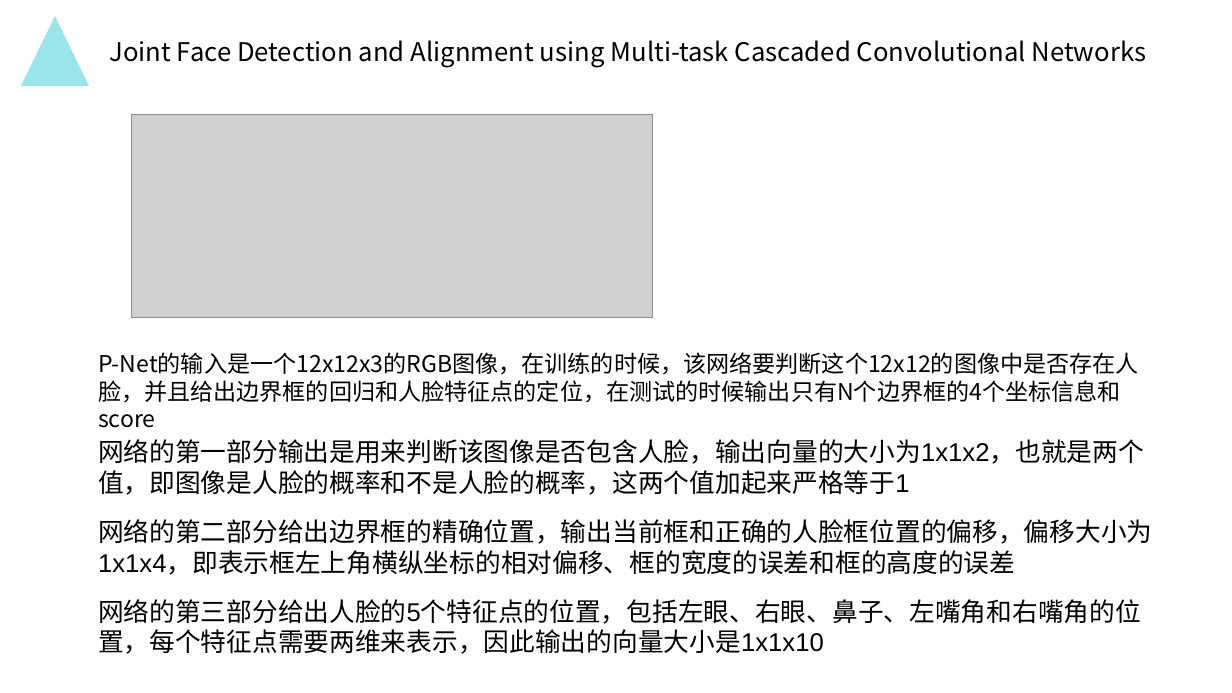
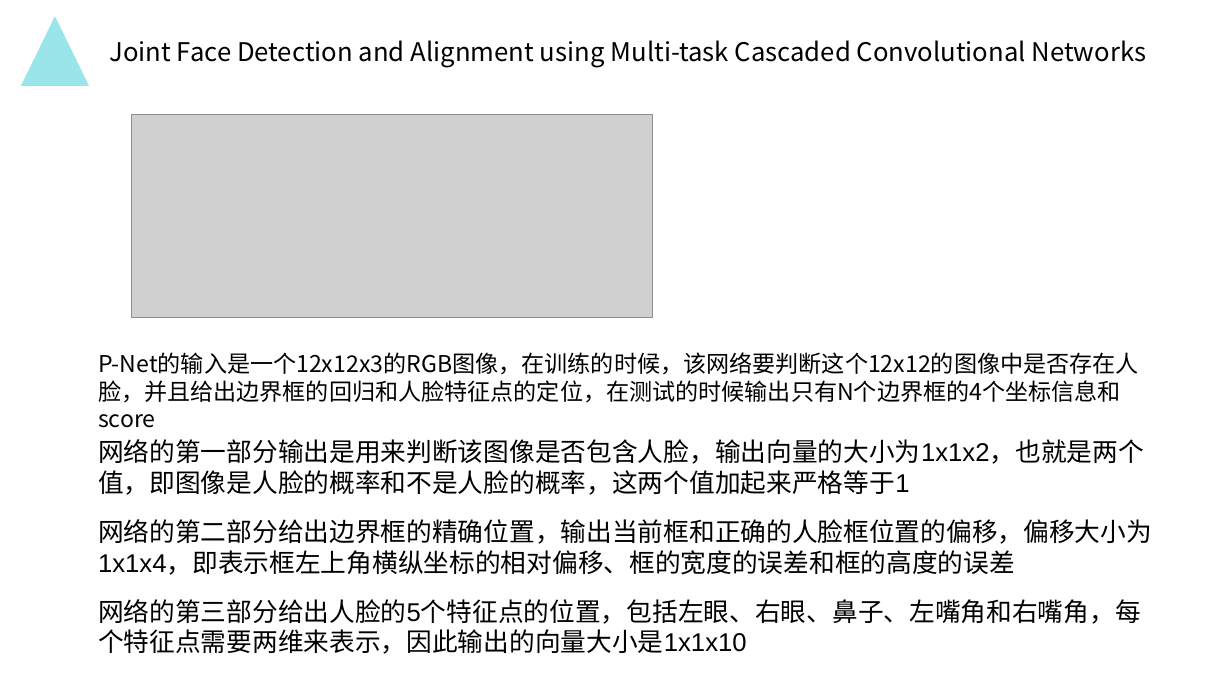
Before and after one commit to MydrBH/201720121206LvCheng, a slide deck: slide 7 of 中期报告.pptx. Drawn at 1232x693 pixels with LibreOffice and Linux fonts; fonts in the diff are those of the drawing; grey boxes stand for pictures; background and template pictures are left out. Boxes give left, top, right and bottom in pixels: in the first picture for what was removed or moved away, otherwise in the second. Text is boxed around its words. In the diff, an @@ line names an element or a change of style, - is before the commit and + after.

```diff
--- a/中期报告.pptx
+++ b/中期报告.pptx
@@ text at [98,599,1141,654]: text changed @@
-网络的第三部分给出人脸的5个特征点的位置，包括左眼、右眼、鼻子、左嘴角和右嘴角的位置，每个特征点需要两维来表示，因此输出的向量大小是1x1x10
+网络的第三部分给出人脸的5个特征点的位置，包括左眼、右眼、鼻子、左嘴角和右嘴角，每个特征点需要两维来表示，因此输出的向量大小是1x1x10
```
Also in this commit, not shown: 9 other slides changed.
